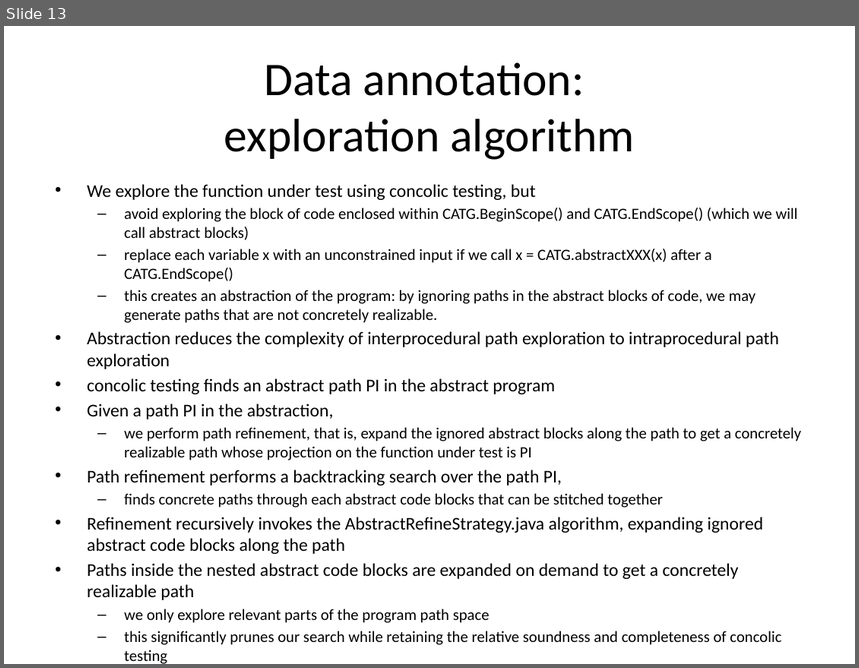
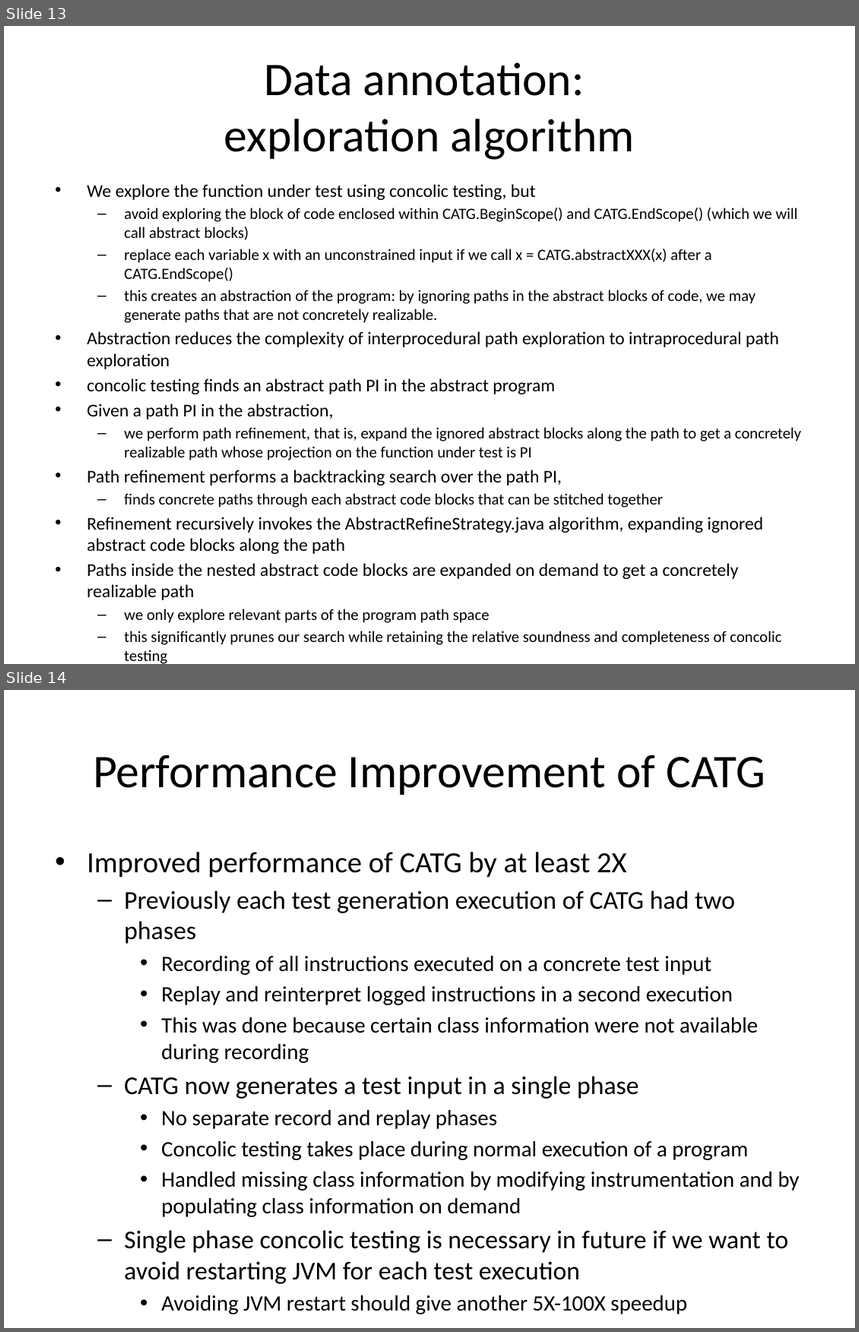
Before and after one commit to ksen007/janala2, a slide deck: janala.pptx. Shown one above the other, each under a label of ours: slide 13 before the commit, slides 13 and 14 after it. The pictures are 859x668 and 859x1332 pixels, drawn with LibreOffice and Linux fonts; fonts in the diff are those of the drawing. Boxes give left, top, right and bottom in pixels: in the first picture for what was removed or moved away, otherwise in the second. Text is boxed around its words. In the diff, an @@ line names an element or a change of style, - is before the commit and + after.

```diff
--- a/janala.pptx
+++ b/janala.pptx
@@ slide 14 added at (x1=4, y1=690, x2=855, y2=1328), background #FFFFFF @@
@@ title added at (x1=93, y1=755, x2=766, y2=795), 39.6 pt, text #000000 @@
+Performance Improvement of CATG
@@ text added at (x1=87, y1=852, x2=800, y2=1315), 18.6 pt, text #000000 @@
+• Improved performance of CATG by at least 2X
+  – Previously each test generation execution of CATG had two phases
+    • Recording of all instructions executed on a concrete test input
+    • Replay and reinterpret logged instructions in a second execution
+    • This was done because certain class information were not available during recording
+  – CATG now generates a test input in a single phase
+    • No separate record and replay phases
+    • Concolic testing takes place during normal execution of a program
+    • Handled missing class information by modifying instrumentation and by populating class information on demand
+  – Single phase concolic testing is necessary in future if we want to avoid restarting JVM for each test execution
+    • Avoiding JVM restart should give another 5X-100X speedup
```
Also in this commit, not shown: 3 other slides added, 4 other files.
